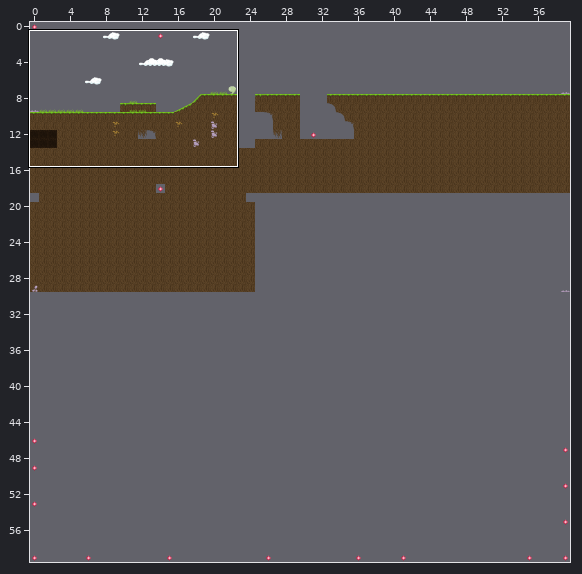
Two states of a Tiled map, core/assets/level1/level1.tmx. The picture above shows the old version from afar; the outline marks the close-up.
Close-up. First the earlier version:
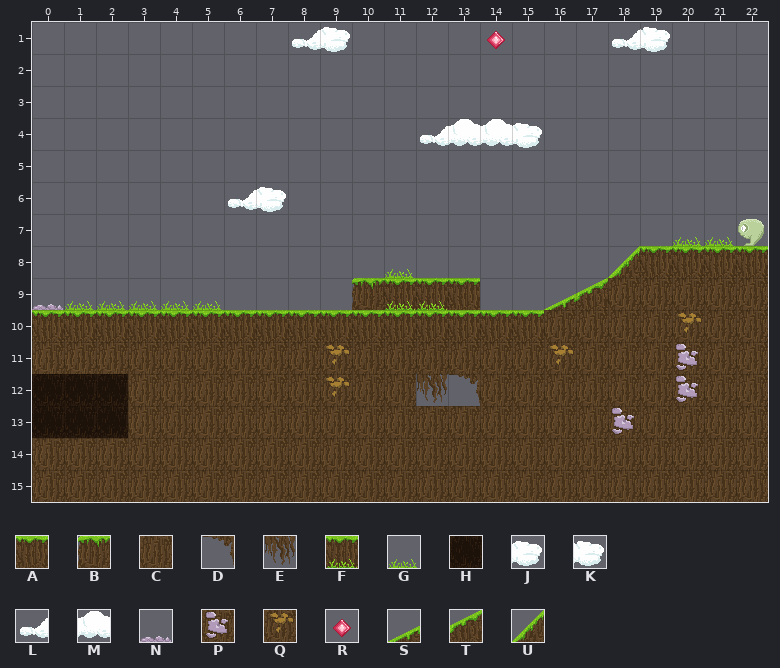
Cells are 32x32 px. Shown: x 0..22, y 1..15. Not drawn, because the pictures are missing: unchanged layers "Copy of background", "background".
Key: from "Tiles_32x32": A 0, B 2, C 4, D 12, E 23, F 26, G 28, H 34, J 38, K 39, L 41, M 43, N 46, P 48, Q 49, R 50, S 52, T 53, U 56.
_ is an empty cell.
Layer "map" before, first column x 0:
 1 ________LJ____R___LK___
 2 _______________________
 3 _______________________
 4 ____________LMMJ_______
 5 _______________________
 6 ______LJ_______________
 7 ____________________GG_
 8 ___________G______UAAAA
 9 NGGGGG____BFFA__STCCCCC
10 AAAAAAAAAAAAAAAACCCCQCC
11 CCCCCCCCCQCCCCCCQCCCPCC
12 HHHCCCCCCQCCEDCCCCCCPCC
13 HHHCCCCCCCCCCCCCCCPCCCC
14 CCCCCCCCCCCCCCCCCCCCCCC
15 CCCCCCCCCCCCCCCCCCCCCCC
After the commit:
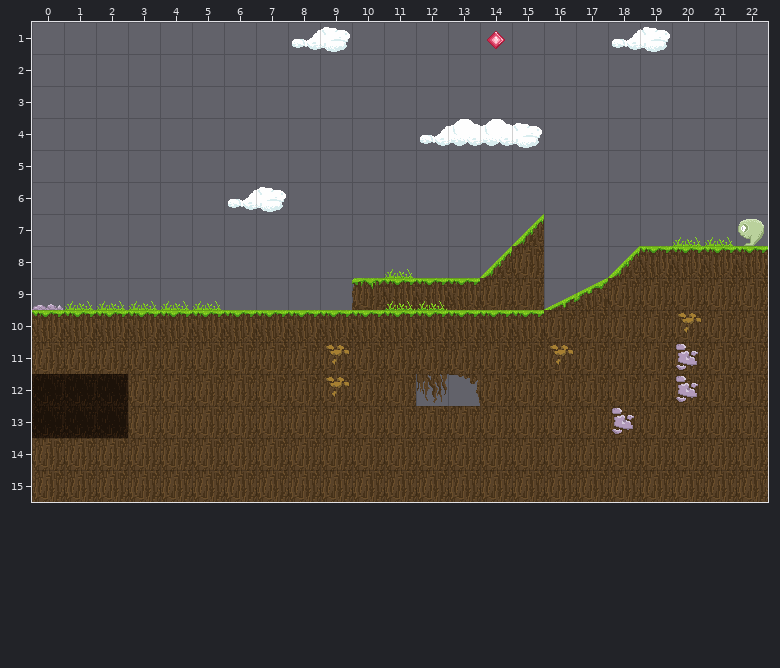
Diff:
Layer "map":
The author put tile C in row 8 at x 15; in row 9 at x 14 to 15.
The author put tile U in row 7 at x 15; in row 8 at x 14.
